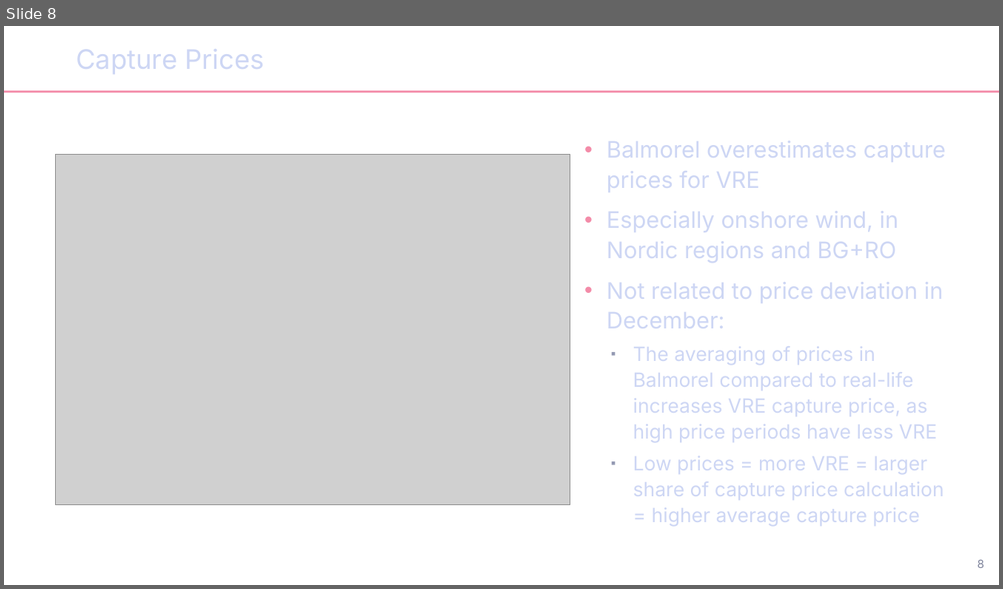
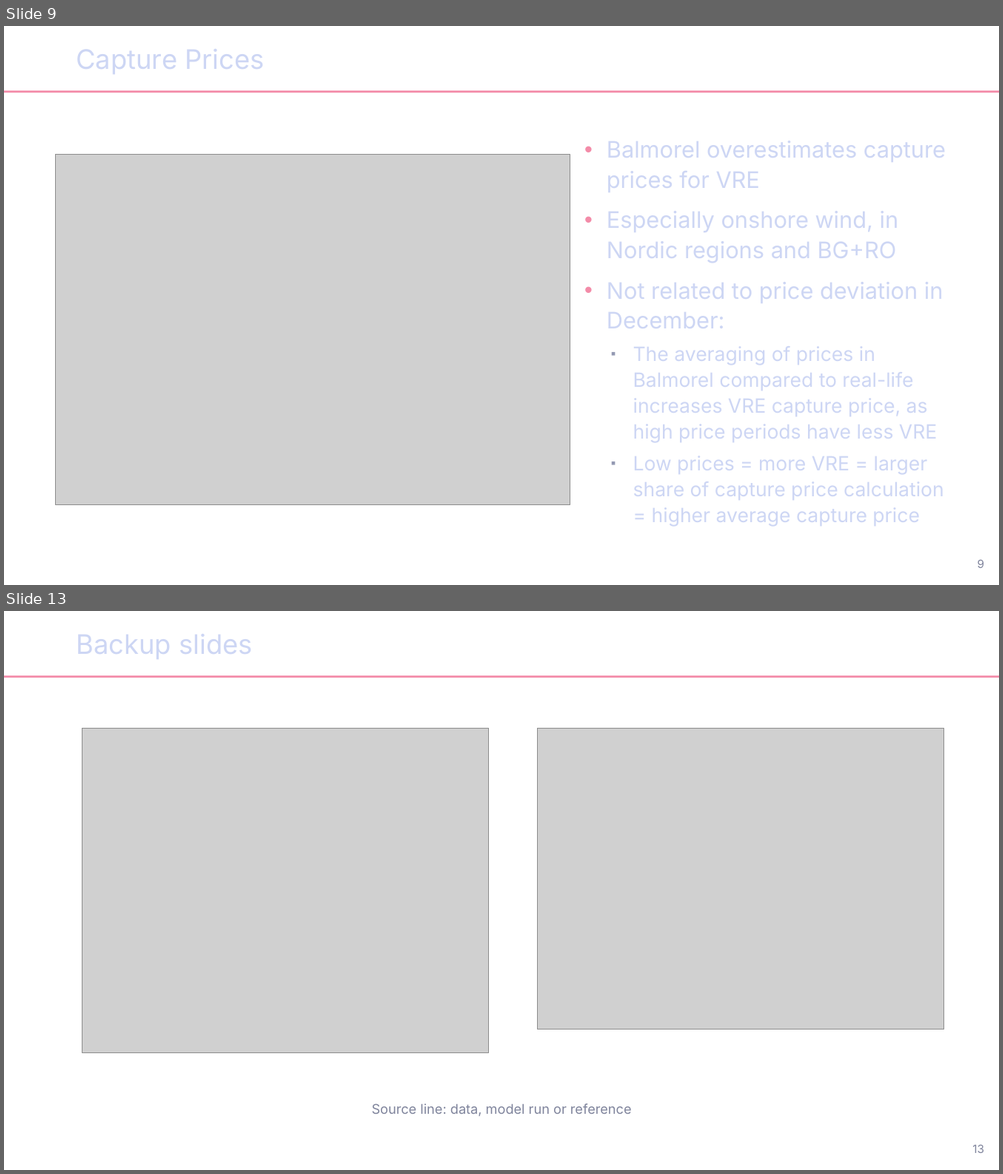
Before and after one commit to Mathias157/Balmorel, a slide deck: docs/report/Backcasting.odp. Shown one above the other, each under a label of ours: slide 8 before the commit, slides 9 and 13 after it; the slides between them are not shown. The pictures are 1003x589 and 1003x1174 pixels, drawn with LibreOffice and Linux fonts; fonts in the diff are those of the drawing; grey boxes stand for pictures; background and template pictures are left out. Boxes give left, top, right and bottom in pixels: in the first picture for what was removed or moved away, otherwise in the second. Text is boxed around its words. In the diff, an @@ line names an element or a change of style, - is before the commit and + after.

```diff
--- a/docs/report/Backcasting.odp
+++ b/docs/report/Backcasting.odp
@@ slide 13 added at (x1=4, y1=611, x2=999, y2=1170), background #FFFFFF; not listed: 1 template element that a slide beside it also shows @@
@@ title added at (x1=76, y1=634, x2=253, y2=659), 26 pt, text #CDD6F4 @@
+Backup slides
@@ picture added at (x1=82, y1=728, x2=488, y2=1053) @@
@@ picture added at (x1=537, y1=728, x2=943, y2=1029) @@
@@ text added at (x1=372, y1=1104, x2=632, y2=1116), 13 pt, text #7F849C @@
+Source line: data, model run or reference
@@ page number added at (x1=972, y1=1145, x2=984, y2=1153), 11 pt, text #7F849C @@
+13
@@ what was slide 8 is now slide 9 @@
```
Also in this commit, not shown: 6 slides changed, 3 other slides added.
